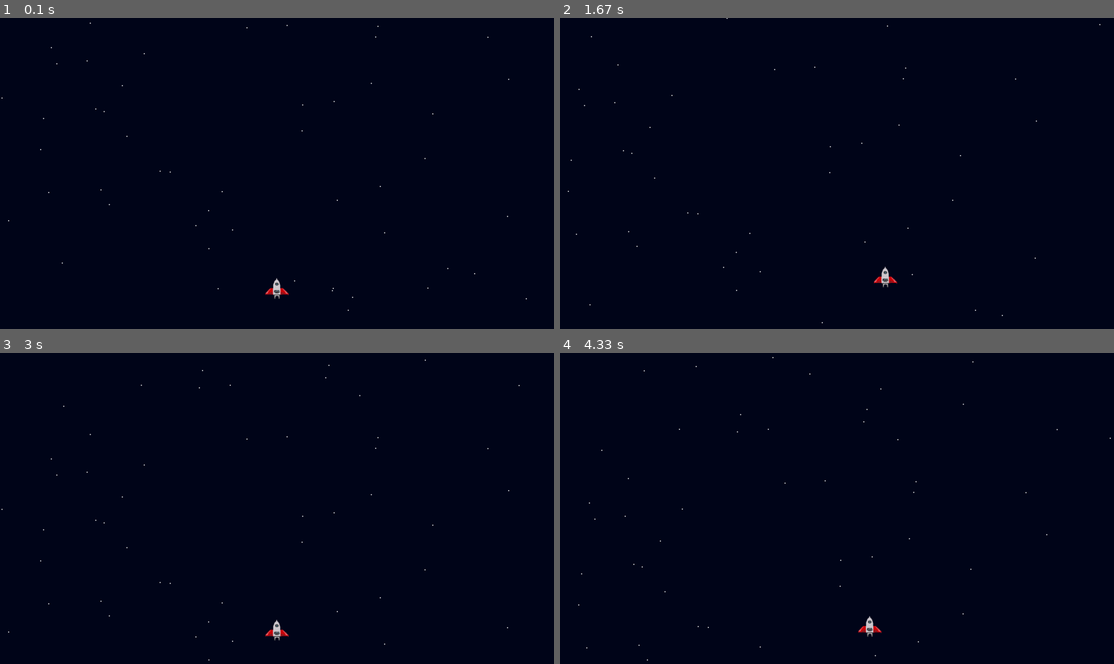
Above: before the commit, frames 1-4 (two rows, left to right).
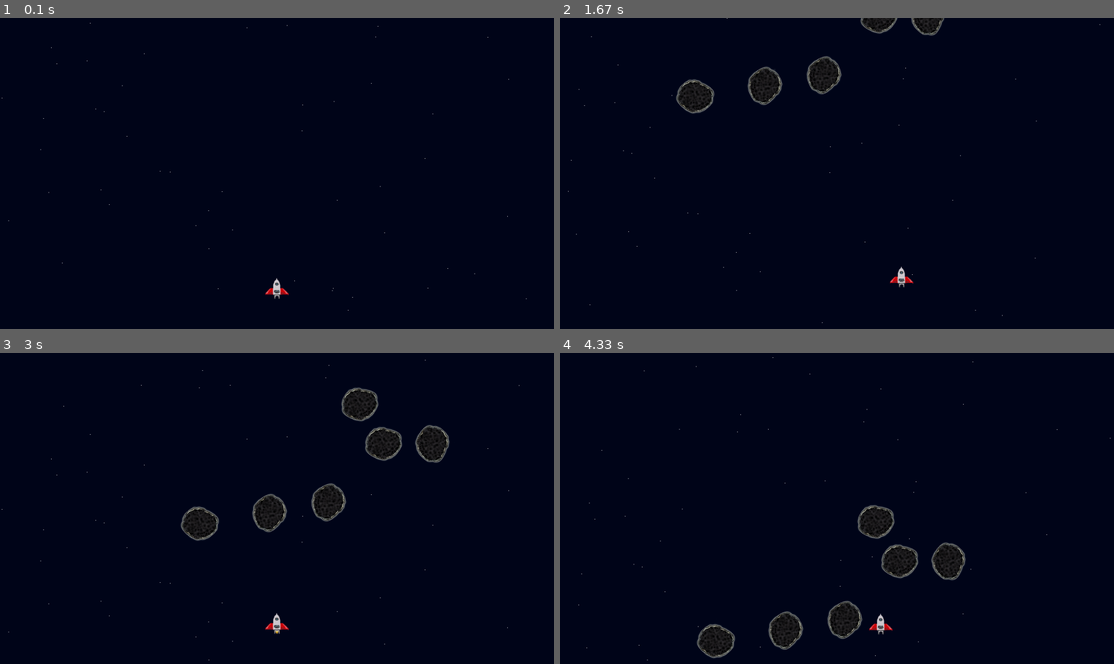
Above: after the commit, the same moments.

Repository: MicaelaEdith/spacecraftGame-pygame
Game: pygame game, started from main.py
The game is run twice, just before and just after one commit, with the same random seed, the same clock (stepped at 60 frames per second) and the same inputs.
Inputs:
- Up to frame 1 (0.1 s): no input
- Up to frame 2 (1.67 s): hold Right 0.33-0.8 s; hold Up 0.83-1.13 s; hold Right 1.17-1.63 s
- Up to frame 3 (3 s): hold Left 1.67-2.2 s; hold Down 2.23-2.53 s; hold Left 2.57-2.97 s
- Up to frame 4 (4.33 s): hold Up 3-3.37 s; hold Right 3.4-4.03 s; hold Down from 4.07 s (still down)

The runs differ from the first frame. In frame 1, less than 0.1% of the frame differs, in the area x 0-96%, y 1-95%; in frame 2, 1.6%; in frame 3, 2.3%; in frame 4, 2.3%, in the area x 3-100%, y 1-100%.

Commit message:
add meteorite-fix move player

Diff:
--- a/main.py
+++ b/main.py
@@ -2,7 +2,7 @@
 import sys
 import os
 from playerController import Player
-from world import Starts
+from world import Starts, Meteorite
 
 pygame.init()
 
@@ -12,6 +12,7 @@
 white=(255,255,255)
 blue=(1,6,26)
 clock=pygame.time.Clock()
+level=1
 
 xPosition=(screenWidth/2)-40
 yPosition=(screenHeight/100*80)+40
@@ -26,6 +27,7 @@
 
 player=Player(xPosition,yPosition,screenHeight, screenWidth)
 starts=Starts(screenWidth, screenHeight)
+meteorite=Meteorite(screenWidth,screenHeight)
 
 while True:
     for event in pygame.event.get():
@@ -38,9 +40,13 @@
                 sys.exit()
 
 
+    ############## Level : 1
+
     display.fill(blue)
     player.movePlayer(event)
     starts.drawStarts(display, event)
+    if(level==1):
+        meteorite.drawMeteorite(display, event, player)
     player.drawPlayer(display)
 
 
--- a/playerController.py
+++ b/playerController.py
@@ -1,4 +1,4 @@
-import pygame
+import pygame, random
 
 class Player():
     def __init__(self, xPosition, yPosition,screenHeight, screenWidth) -> None:
@@ -15,17 +15,22 @@
         self.animation.append(pygame.image.load("Assets/Player/spacecraft1.png").convert())
         self.animation.append(pygame.image.load("Assets/Player/spacecraft2.png").convert())
         self.animation[0].set_colorkey([1,6,26])
-        self.animation[1].set_colorkey([1,6,26])
-        self.animation[2].set_colorkey([1,6,26])
-        self.rect=self.animation[0].get_rect()
-        self.rect=self.animation[1].get_rect()
-        self.rect=self.animation[2].get_rect()
+        self.animation[1].set_colorkey([1,7,27])
+        self.animation[2].set_colorkey([1,7,27])
+        self.rect0=self.animation[0].get_rect()
+        self.rect1=self.animation[1].get_rect()
+        self.rect2=self.animation[2].get_rect()
+        self.animationList=[]
+        self.animationList.append(self.rect0)
+        self.animationList.append(self.rect1)
+        self.animationList.append(self.rect2)
         self.frame=0
         self.keyDownCount=0  # control for "self.frame", this select the img/animation in "drawPlayer()"
-        self.maxYPosition=screenHeight-(screenHeight/1.5)
+        self.maxYPosition=screenHeight-(screenHeight/1.5)  # highest coord-Y for the player in the screen
         self.minYPosition=screenHeight-120
         self.slowArea=self.maxYPosition+(self.maxYPosition/2)
         self.up=False
+        self.down=False
         self.left=False
         self.right=False
         self.leftDown=False
@@ -38,17 +43,14 @@
     def movePlayer(self, event):
 
         if event.type==pygame.KEYDOWN:
-            self.keyDownCount+=1.5
-            if event.key==pygame.K_LEFT and self.xPosition>=self.minXPosition:
+            if event.key==pygame.K_UP:
+                self.up=True
+            if event.key==pygame.K_LEFT:
                 self.left=True
-            if event.key==pygame.K_RIGHT and self.xPosition<=self.maxXPosition:
+            if event.key==pygame.K_RIGHT:
                 self.right=True
-            if event.key==pygame.K_UP and self.yPosition>=self.maxYPosition:
-                self.up=True
-            if event.key==pygame.K_DOWN and self.yPosition<=self.minYPosition:
-                self.keyDownCount=0
-                self.yPosition+=1.5
-
+            if event.key==pygame.K_DOWN:
+                self.down=True
         if event.type==pygame.KEYUP:
             if event.key==pygame.K_UP:
                 self.up=False
@@ -56,39 +58,73 @@
                 self.left=False
             if event.key==pygame.K_RIGHT:
                 self.right=False
+            if event.key==pygame.K_DOWN:
+                self.down=False
 
-        if(self.right and self.xPosition<self.maxXPosition and not self.up):
-            self.xPosition+=3
+            if event.key==pygame.K_UP and event.key==pygame.K_LEFT:
+                self.up=False
+                self.left=False
+            if event.key==pygame.K_UP and event.key==pygame.K_RIGHT:
+                self.up=False
+                self.right=False
+
+        if(self.up and self.yPosition>self.maxYPosition):
+            self.keyDownCount+=1.5
+            if(self.yPosition>=self.slowArea):
+                self.yPosition-=4
+            else:
+                self.yPosition-=1.5
+
+            if event.type==pygame.KEYUP:
+                if event.key==pygame.K_LEFT:
+                    self.left=False
+                if event.key==pygame.K_RIGHT:
+                    self.right=False
+                if event.key==pygame.K_UP:
+                    self.up=False
+
+        if(self.down):
+
+            self.up=False
+            self.keyDownCount=0
+            if event.type==pygame.KEYUP:
+                if event.key==pygame.K_LEFT:
+                    self.left=False
+                if event.key==pygame.K_RIGHT:
+                    self.right=False
+            if(self.yPosition<self.yPositionInit):
+                self.yPosition+=2.5
+
+        if(not self.up and self.yPosition<self.yPositionInit):
+            self.yPosition+=1
+            self.keyDownCount=0
+
+
+        if(self.right and self.xPosition<self.maxXPosition):
             self.left=False
-        if(self.left and self.xPosition>self.minXPosition and not self.up):
-            self.xPosition-=3
+            self.xPosition+=4
+            if(not self.down):
+                self.keyDownCount+=1.5
+            if event.type==pygame.KEYUP:
+                if event.key==pygame.K_UP:
+                    self.up=False
+
+        if(self.left and self.xPosition>self.minXPosition):
+            self.right=False
+            self.xPosition-=4
+            if(not self.down):
+                self.keyDownCount+=1.5
+            if event.type==pygame.KEYUP:
+                if event.key==pygame.K_UP:
+                    self.up=False
+
+        if(self.yPosition<self.maxYPosition):
+            self.up=False
+            self.left=False
             self.right=False
 
-        if(self.up and self.yPosition>=self.maxYPosition):
-            if(self.yPosition<self.slowArea):
-                if(self.left and(self.xPosition>self.minXPosition)):
-                    self.xPosition-=1.5
-                    self.yPosition-=2
-                elif(self.right and (self.xPosition<self.maxXPosition)):
-                    self.xPosition+=1.5
-                    self.yPosition-=2
-                else:
-                    self.yPosition-=2
-            else:
-                if(self.left and (self.xPosition>self.minXPosition)):
-                    self.xPosition-=3
-                    self.yPosition-=4
-                elif(self.right and (self.xPosition<self.maxXPosition)):
-                    self.xPosition+=3
-                    self.yPosition-=4
-                else:
-                    self.yPosition-=4
-        else:
-            self.keyDownCount=0
-            if(self.yPosition<self.yPositionInit):
-                self.yPosition+=1
+    def drawPlayer(self, display):
 
-    def drawPlayer(self, display):
         if(self.keyDownCount==0):
             self.frame=0
         elif(self.keyDownCount%2==0):
--- a/world.py
+++ b/world.py
@@ -17,13 +17,13 @@
             self.xP=i[0]
             self.yP=i[1]
 
-            pygame.draw.circle(display,self.white,(self.xP, self.yP),2)
+            pygame.draw.circle(display,self.white,(self.xP, self.yP),1)
 
             if(i[1]<self.screenH+5):
                 i[1]+=self.speed
             else:
                 i[1]=-5
-                i[0]=self.xPosition=random.randrange((self.screenW-(self.screenW+5)),(self.screenW-5))
+                i[0]=random.randrange((self.screenW-(self.screenW+5)),(self.screenW-5))
 
             if event.type==pygame.KEYDOWN:
                 if event.key==pygame.K_UP:
@@ -35,3 +35,62 @@
             if event.type==pygame.KEYUP:
                 if event.key==pygame.K_UP:
                     self.speed=1.5
+
+class Meteorite():
+    def __init__(self, screenW, screenH):
+        self.screenW=screenW
+        self.screenH=screenH
+        self.speed=4
+        self.chromaKey=([1,7,27])
+        self.positionList=[]
+        self.rectList=[]
+        self.demageList=[]
+        self.Img0=pygame.image.load('Assets\Objects\Demage (1).png')
+        self.Img0.set_colorkey([255,255,255])
+        self.Img1=pygame.image.load('Assets\Objects\Demage (2).png')
+        self.Img1.set_colorkey([255,255,255])
+        self.Img2=pygame.image.load('Assets\Objects\Demage (3).png')
+        self.Img2.set_colorkey([255,255,255])
+        self.Img3=pygame.image.load('Assets\Objects\Demage (4).png')
+        self.Img3.set_colorkey([255,255,255])
+        self.demageList.append(self.Img0)
+        self.demageList.append(self.Img1)
+        self.demageList.append(self.Img2)
+        self.demageList.append(self.Img3)
+        for i in range(6):
+            self.xPosition=random.randrange(int((self.screenW-(self.screenW/4*3))),int((self.screenW/4*3)))
+            self.yPosition=random.randrange(-750,-100)
+            self.img=pygame.image.load("Assets/Objects/meteorite.png")
+            self.rect=self.img.get_rect()
+            self.img=pygame.transform.rotate(self.img, random.randrange(-90,90))
+            self.img.set_colorkey(self.chromaKey)
+            self.positionList.append([self.xPosition, self.yPosition, self.img, self.rect])
+           # self.rectList.append(self.rect)
+
+
+    def drawMeteorite(self, display, event, player):
+        for i in self.positionList:
+            self.xP=i[0]
+            self.yP=i[1]
+
+            display.blit(i[2],[self.xP, self.yP])
+
+            if(i[1]<self.screenH+5):
+                i[1]+=self.speed
+            else:
+                i[0]=random.randrange(int((self.screenW-(self.screenW/4*3))),int((self.screenW/4*3)))
+                i[1]=random.randrange(-750,-100)
+
+            if event.type==pygame.KEYDOWN:
+                if event.key==pygame.K_UP:
+                    self.speed=8
+                if event.key==pygame.K_LEFT:
+                    i[0]+=4
+                if event.key==pygame.K_RIGHT:
+                    i[0]-=4
+            if event.type==pygame.KEYUP:
+                if event.key==pygame.K_UP:
+                    self.speed=4
+
+
+#colliders fail/ check player get_rect() and rectList in meteorite
Binary file added: Assets/Objects/Demage (1).png
Binary file added: Assets/Objects/Demage (2).png
Binary file added: Assets/Objects/Demage (3).png
Binary file added: Assets/Objects/Demage (4).png
Binary file added: Assets/Objects/Demage-xl.png
Binary file added: Assets/Objects/meteorite.png
